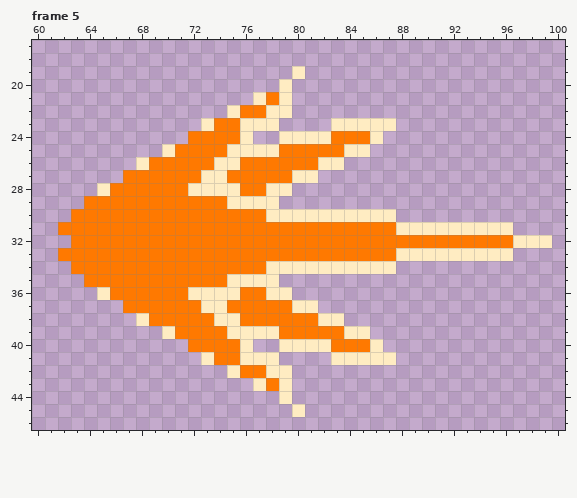
File history of a pixel-art file, Resources/Sprites/AnimationEntities/Collisions/Collisions.aseprite. Above is the file before it was changed.
128x64 pixels, 16 frames. Shown: frame 5: x 60..100, y 17..46.
After the commit:
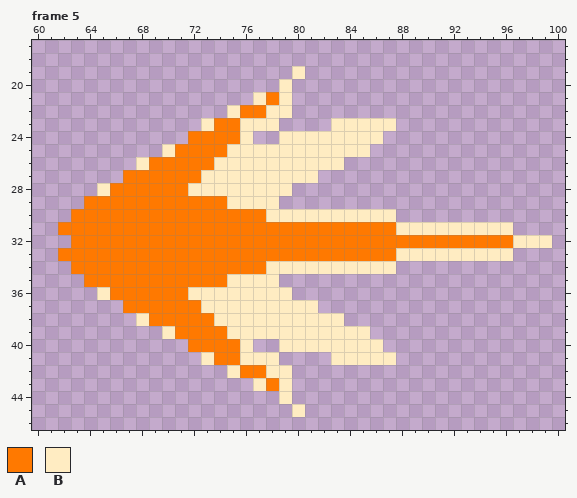
Palette (. is transparent): A #ff7900  B #ffecc2
Difference:
Frame 5, layer "Hit White":
Colour A gives way to colour B in row 24 at x 83 to 85; in row 25 at x 79 to 83; in row 26 at x 76 to 81; in row 27 at x 75 to 79; in row 28 at x 76 to 77; in row 36 at x 76 to 77.
Colour A gives way to colour B in row 37 at x 75 to 79; in row 38 at x 76 to 81; in row 39 at x 79 to 83; in row 40 at x 83 to 85.
Where, in picture pixels (left, top, right, bottom), the same in both pictures:
changed: (227, 131, 370, 196)
changed: (227, 287, 370, 352)
